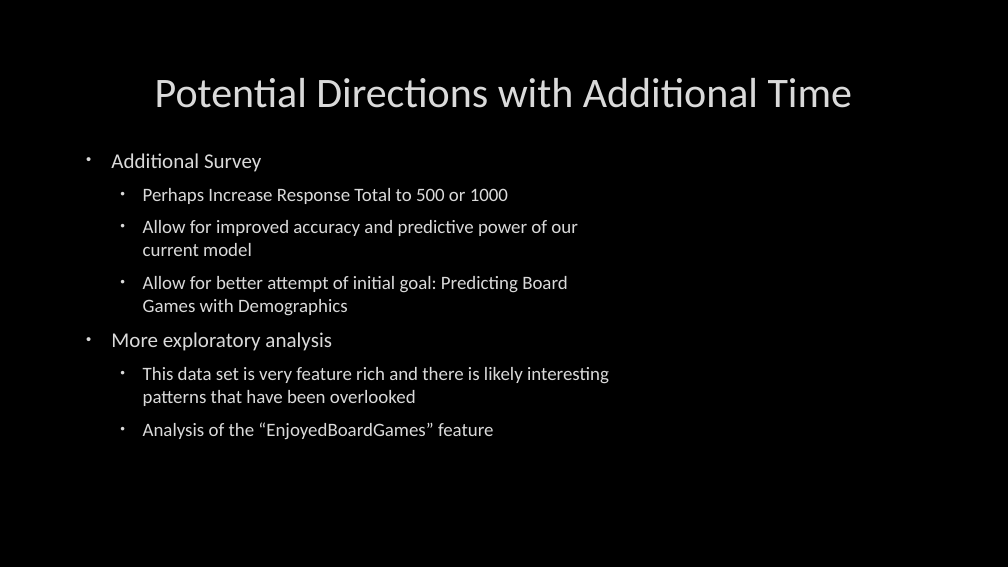
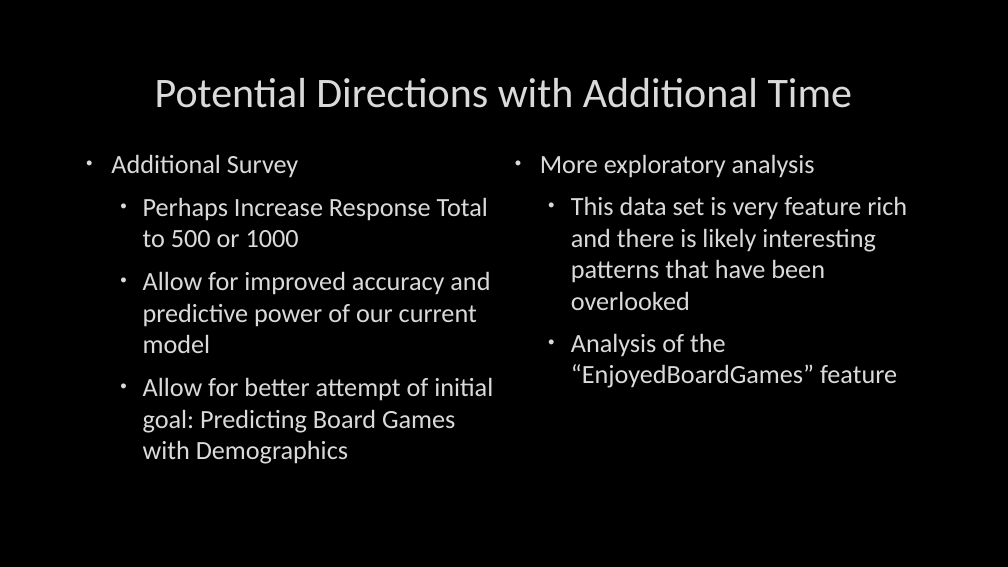
Before and after one commit to sevenwwu/sevenwwu.github.io, a slide deck: slide 14 of write-ups/presentation.pptx. Drawn at 1008x567 pixels with LibreOffice and Linux fonts; fonts in the diff are those of the drawing; background and template pictures are left out. Boxes give left, top, right and bottom in pixels: in the first picture for what was removed or moved away, otherwise in the second. Text is boxed around its words. In the diff, an @@ line names an element or a change of style, - is before the commit and + after.

```diff
--- a/write-ups/presentation.pptx
+++ b/write-ups/presentation.pptx
@@ text "Additional Survey" at <box>111,154,493,464</box>: size 20 to 25 pt in "Additional Survey"; size 18 to 25 pt; more space between paragraphs @@
@@ text added at <box>540,154,907,388</box>, 25 pt, text #DADADA @@
+• More exploratory analysis
+• This data set is very feature rich and there is likely interesting patterns that have been overlooked
+• Analysis of the “EnjoyedBoardGames” feature
@@ text at <box>111,332,609,440</box>: paragraphs removed @@
-• More exploratory analysis
-  • This data set is very feature rich and there is likely interesting patterns that have been overlooked
-  • Analysis of the “EnjoyedBoardGames” feature
```
Also in this commit, not shown: 5 other slides changed.
